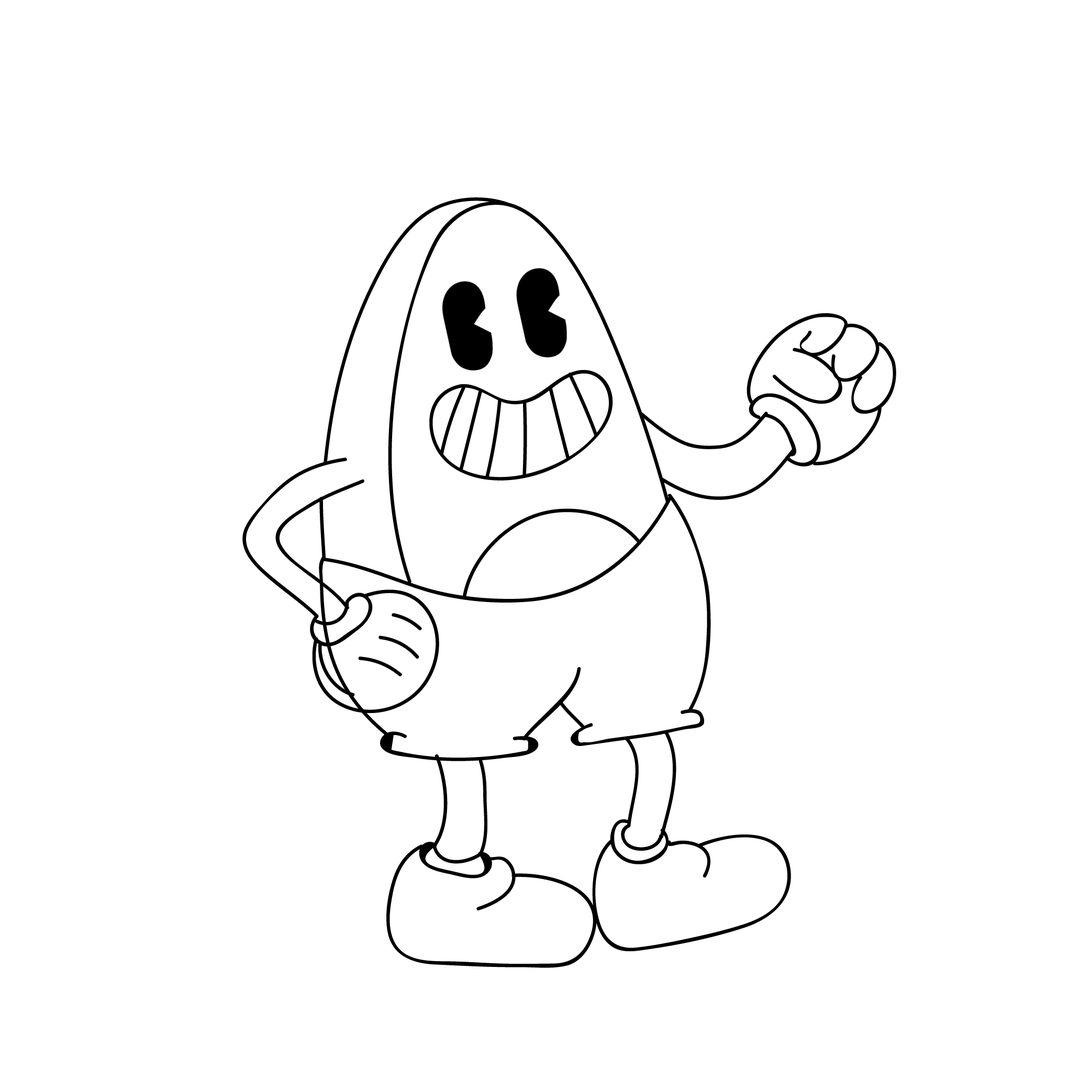
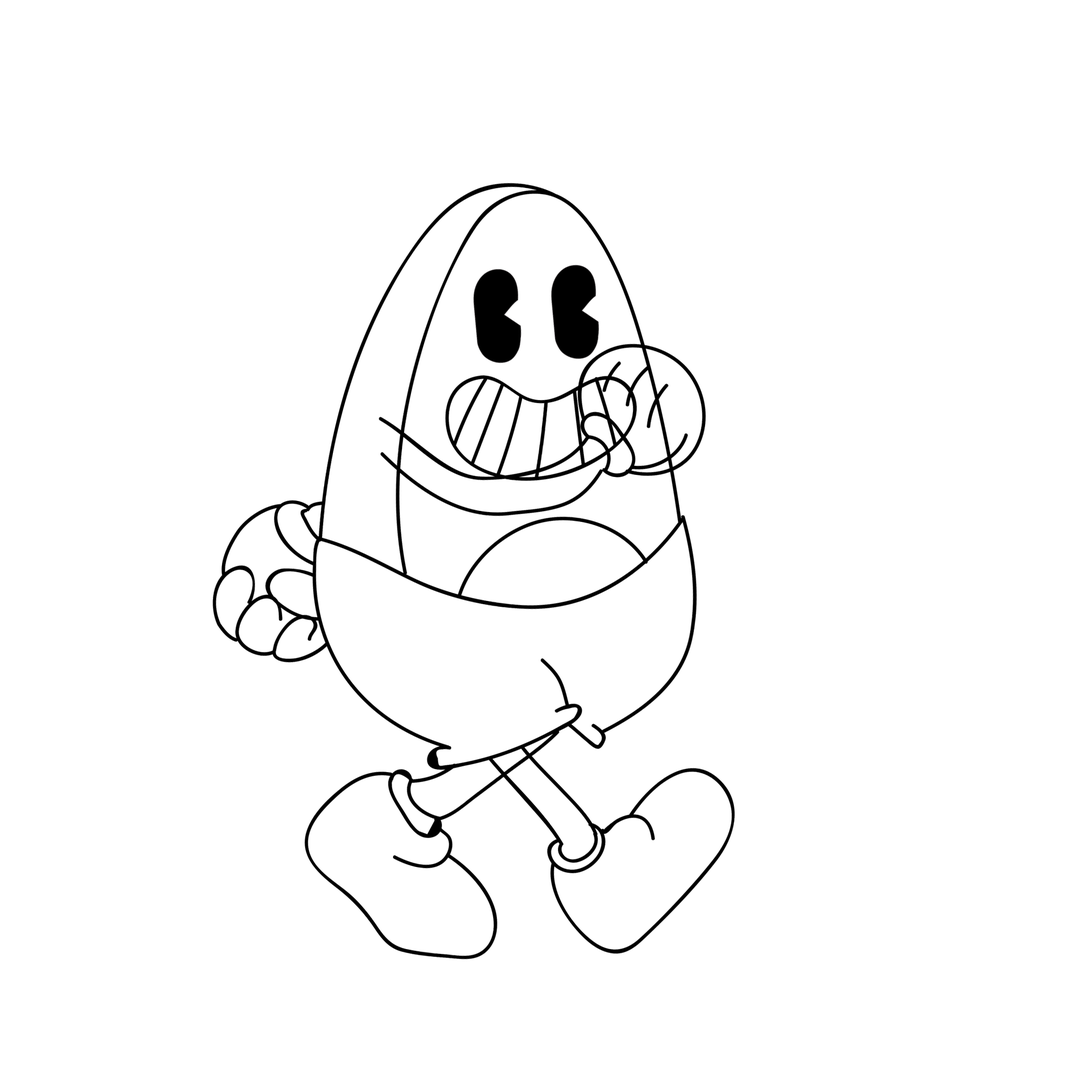
Layer changes from the first 1091px x 1091px image to the second:
painted on "Sprite-02.png copia" over (242, 190, 897, 969)
painted on "Sprite-03.png copia" over (298, 185, 855, 969)
painted on "Sprite-04.png copia" over (311, 186, 755, 969)
painted on "Sprite-05-05" over (212, 182, 764, 969)
painted on "Sprite-04.png" over (311, 186, 755, 969)
painted on "Sprite-03.png" over (298, 185, 855, 969)
painted on "Sprite-02.png" over (242, 190, 897, 969)
painted on "Sprite-01.png" over (212, 190, 897, 969)
